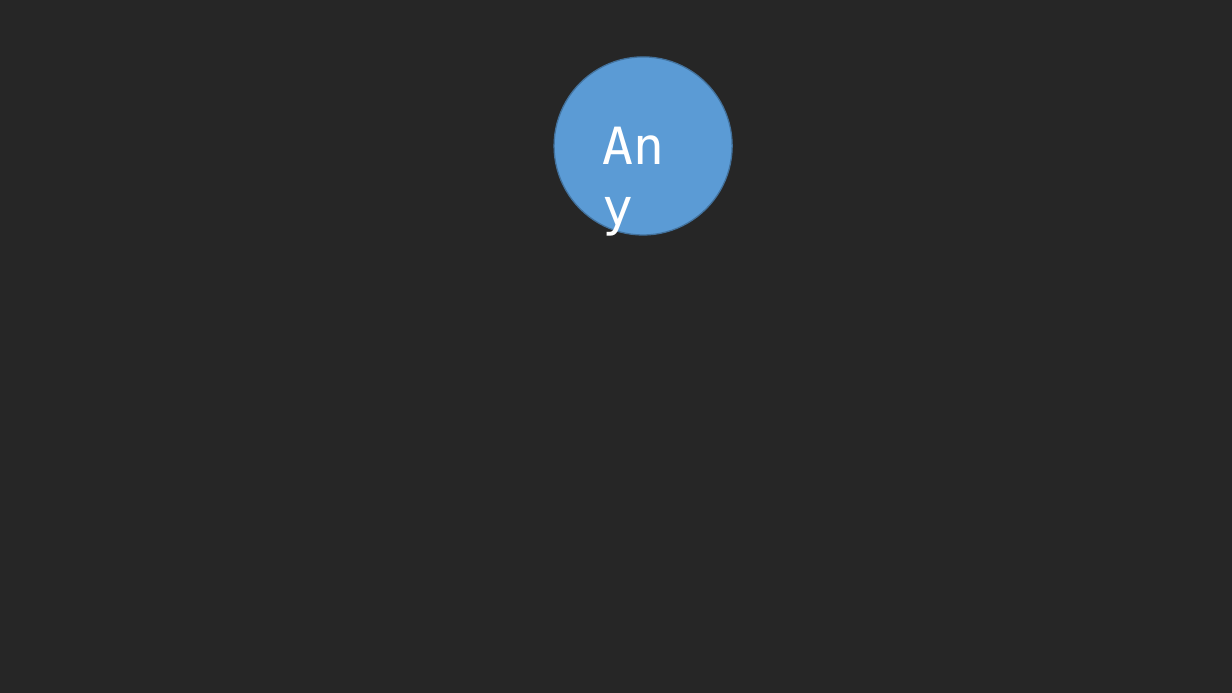
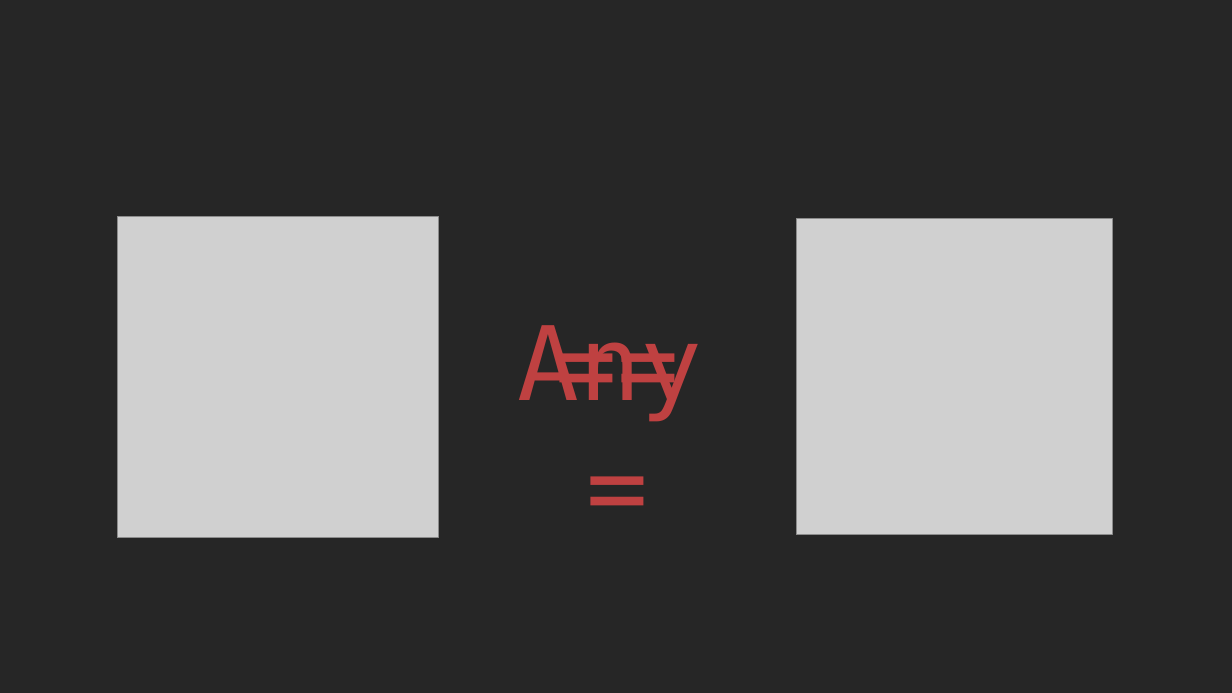
Before and after one commit to rkhaimov/ts-course, a slide deck: slide 30 of Course.pptx (slide 16 before the commit). Drawn at 1232x693 pixels with LibreOffice and Linux fonts; fonts in the diff are those of the drawing; grey boxes stand for pictures. Boxes give left, top, right and bottom in pixels: in the first picture for what was removed or moved away, otherwise in the second. Text is boxed around its words. In the diff, an @@ line names an element or a change of style, - is before the commit and + after.

Commit message:
Add slides

```diff
--- a/Course.pptx
+++ b/Course.pptx
@@ ellipse removed at <box>555,57,733,236</box> @@
@@ picture added at <box>117,216,439,538</box> @@
@@ picture added at <box>797,219,1113,535</box> @@
@@ text "Any": place and size @@
-text "Any" at <box>593,108,698,179</box>
+text "Any" at <box>517,325,702,421</box>
@@ text "Any" at <box>517,325,702,421</box>: size 40 to 80 pt, text colour #FFFFFF to #BF4141; alignment left to centre @@
@@ text added at <box>523,293,713,427</box>, 80 pt, text #BF4141 @@
+===
```
Also in this commit, not shown: 44 slides added.
